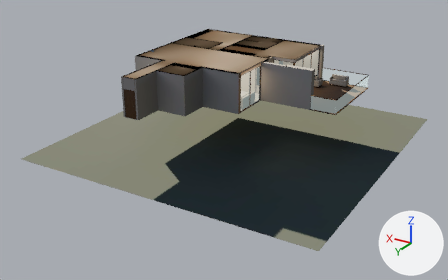
A saved change to the glTF model models/d6_m.glb.
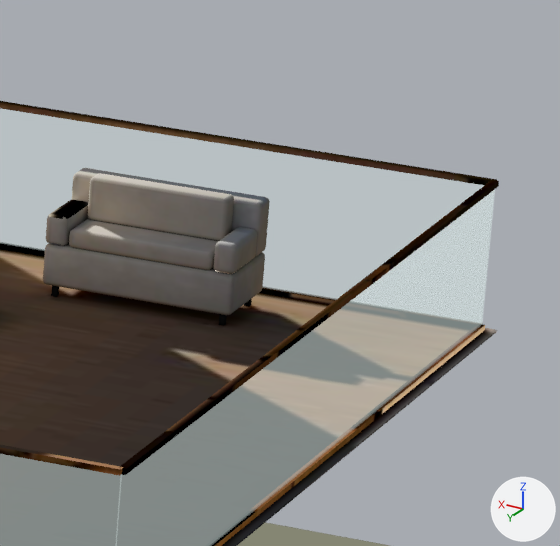
The first picture shows the older version from a 50 mm lens placed at (-16.4, 31.4, 18.9), pointed at (6.0, -5.9, 0.3). The close-ups show the older and then the newer version on the part from 73% to 84% of the width and 21% to 38% of the height of that picture. Only the edits that show in the close-ups are written down. Arrows for +X, +Y and +Z are at lower right; the lights stay in place. Where no turn or scale is listed for an object, it has been applied to the vertices. Vertices at exactly the same position are counted once.

Names of what the first close-up shows: 'D6_carp', 'D6_muebles', 'D6_piso', 'D6_vidrio'.
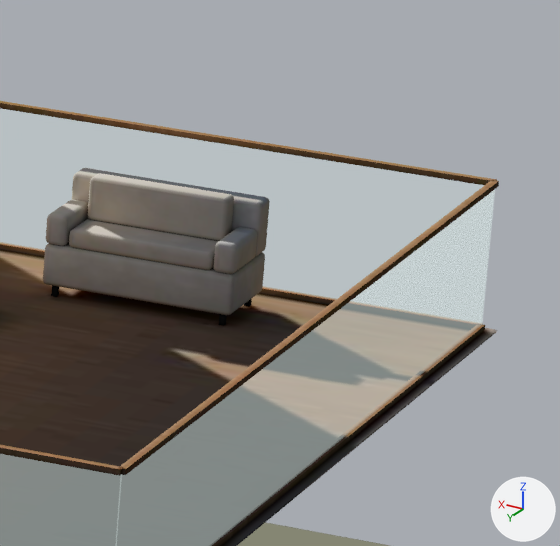
Location of each change, [x1, y1, x2, y2] in pixels of the close-ups (560 x 546 px):
part 1 of me_d6_carp, surface changed: [0, 101, 499, 546] in both
part 2 of me_d6_muebles, surface changed: [48, 200, 228, 274] in both

Diff of the bpy script that builds the scene:
```diff
--- a/models/d6_m.glb.py
+++ b/models/d6_m.glb.py
@@ me_d6_carp @@
 # used by ob_d6_carp; location = (5.512, -7.532, 4.665)
-me_d6_carp.from_pydata(...)  # 8736 vertices, 17004 faces; spans x -7.44..7.44, y -7.49..7.49, z -1.47..1.47
+me_d6_carp.from_pydata(...)  # 8712 vertices, 16956 faces; spans x -7.44..7.44, y -7.49..7.49, z -1.47..1.47
+# me_d6_carp part 1: 15369 kept faces spanning x -7.44..7.44, y -7.49..7.49, z -1.47..1.47 get new texture (UV) coordinates
+# edits to the shape of me_d6_carp do not show in these pictures
 me_d6_carp.materials.append(mat_d6_carp)
@@ me_d6_muebles @@
 me_d6_muebles.from_pydata(...)  # 19631 vertices, 38604 faces; spans x -6.68..6.68, y -7.38..7.38, z -1.48..1.48
 # used by ob_d6_muebles; location = (6.275, -7.373, 4.675)
+# me_d6_muebles part 2: texture (UV) coordinates of 8612 of 38604 faces, centred in x -6.67..6.67, y -7.36..7.38, z -1.48..1.48, changed; they spanned u 0.0..1.0, v 0.0..1.0 and now span u 0.0..1.0, v 0.0..1.0
 me_d6_muebles.materials.append(mat_d6_muebles)
```
